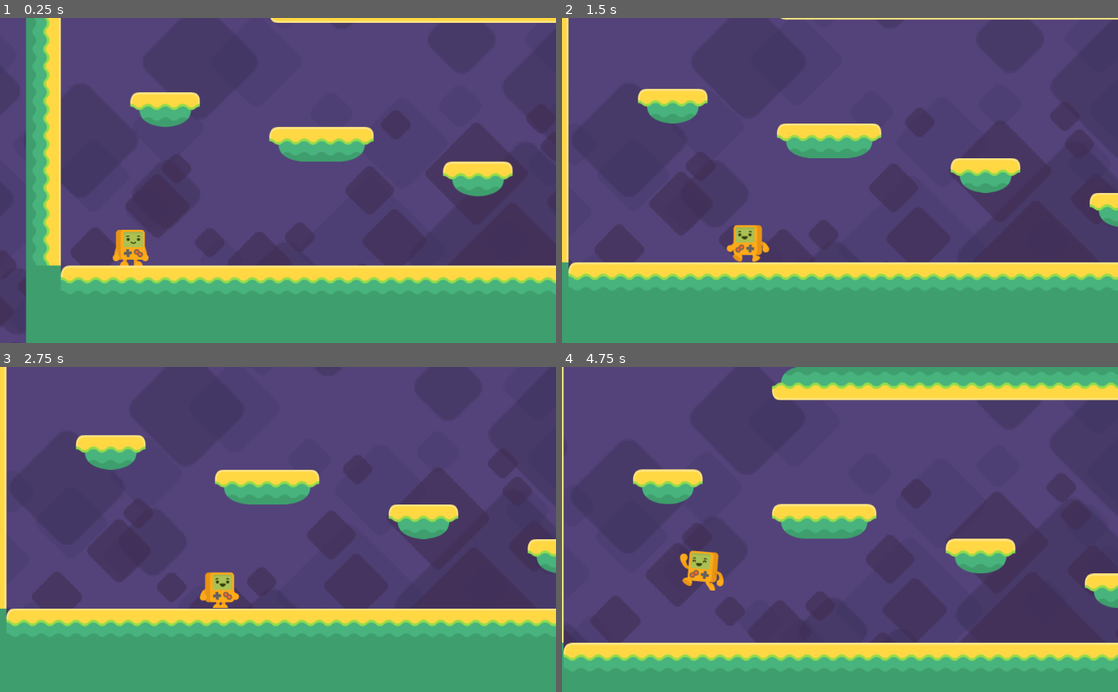
Above: before the commit, frames 1-4 (two rows, left to right).
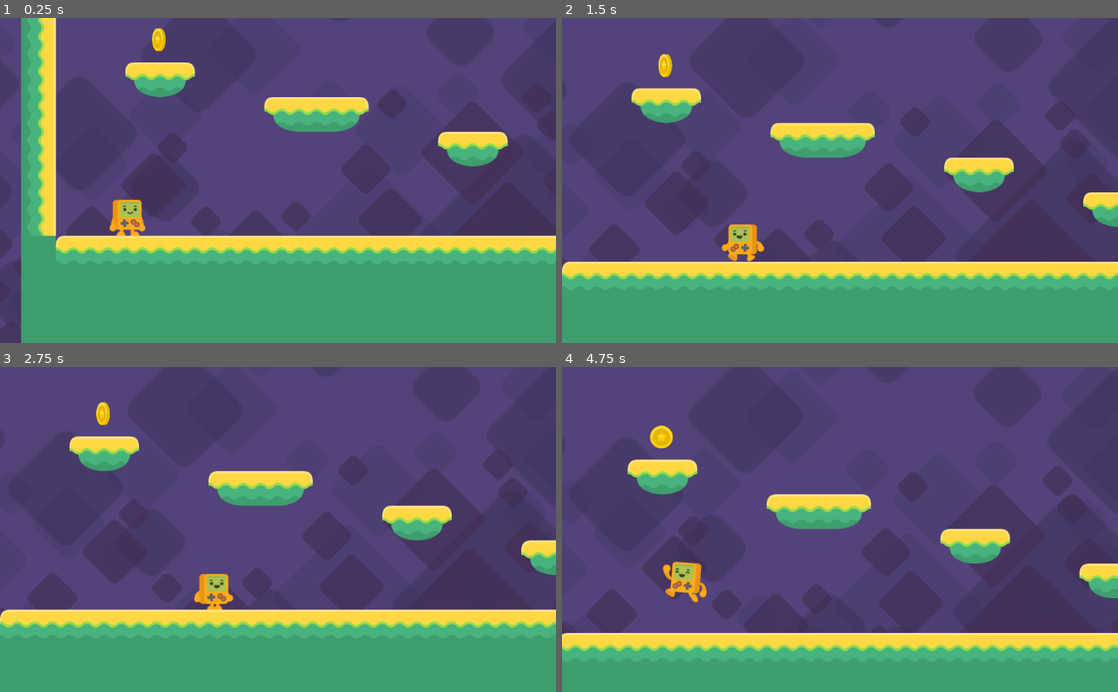
Above: after the commit, the same moments.

Repository: MrMashiro/Godot-2D-Platformer-Roguelite
Game: Godot game, scene res://Level1.tscn
The game is run twice, just before and just after one commit, with the same random seed, the same clock (stepped at 60 frames per second) and the same inputs. The project has no main scene, so this scene is started directly.
Inputs:
- Up to frame 1 (0.25 s): no input
- Up to frame 2 (1.5 s): hold Right (right) 0.53-1.28 s; tap Space (jump) at 0.6, 0.77, 1.07, 1.35 s; hold Left (left) from 1.28 s (still down)
- Up to frame 3 (2.75 s): tap Space (jump) at 1.52, 1.82, 2.1 s; release Left (left) at 2.03 s; hold Right (right) from 2.03 s (still down)
- Up to frame 4 (4.75 s): tap Space (jump) at 2.85, 3.02, 3.32, 3.6, 3.77, 4.07, 4.35, 4.52 s; release Right (right) at 3.53 s; hold Left (left) from 3.53 s (still down)

The runs differ from the first frame. In frame 1, 26% of the frame differs, in the area x 0-100%, y 0-100%; in frame 2, 5.9%; in frame 3, 6.1%; in frame 4, 21%.

Commit message:
Episode 10
- How to Coin object to add to your game! (create a new coin scene which you create instances of in your game level)
- Using Nodes: Area2D, AnimatedSprite, and CollisionShape to build the coin scene.
- How to use a signal on the Area2D coin to trigger a function to run.
- How to delete an object from your game, in-game while the game is running (collect the coin)
- How to use Collision Layers and Collision Masks to separate objects: to control which types of objects can collide with one-another.
- How to duplicate and place coins in your game level.

Diff:
--- /dev/null
+++ b/2D Platformer Roguelite/Coin.gd
@@ -0,0 +1,5 @@
+extends Area2D
+
+
+func _on_Coin_body_entered(body: Node) -> void:
+	queue_free()
--- /dev/null
+++ b/2D Platformer Roguelite/Coin.tscn
@@ -0,0 +1,33 @@
+[gd_scene load_steps=7 format=2]
+
+[ext_resource path="res://Coin.gd" type="Script" id=1]
+[ext_resource path="res://ASSETS/coin/gold_1.png" type="Texture" id=2]
+[ext_resource path="res://ASSETS/coin/gold_2.png" type="Texture" id=3]
+[ext_resource path="res://ASSETS/coin/gold_3.png" type="Texture" id=4]
+
+[sub_resource type="CircleShape2D" id=1]
+radius = 26.3846
+
+[sub_resource type="SpriteFrames" id=2]
+animations = [ {
+"frames": [ ExtResource( 2 ), ExtResource( 3 ), ExtResource( 4 ) ],
+"loop": true,
+"name": "spin",
+"speed": 5.0
+} ]
+
+[node name="Coin" type="Area2D"]
+collision_layer = 8
+script = ExtResource( 1 )
+
+[node name="CollisionShape2D" type="CollisionShape2D" parent="."]
+shape = SubResource( 1 )
+
+[node name="AnimatedSprite" type="AnimatedSprite" parent="."]
+scale = Vector2( 0.5, 0.5 )
+frames = SubResource( 2 )
+animation = "spin"
+frame = 1
+playing = true
+
+[connection signal="body_entered" from="." to="." method="_on_Coin_body_entered"]
--- a/2D Platformer Roguelite/Level1.tscn
+++ b/2D Platformer Roguelite/Level1.tscn
@@ -10,6 +10,7 @@
 [ext_resource path="res://pass_through_tileset.tres" type="TileSet" id=8]
 [ext_resource path="res://ASSETS/background/set2_background.png" type="Texture" id=9]
 [ext_resource path="res://ASSETS/background/set2_tiles.png" type="Texture" id=10]
+[ext_resource path="res://Coin.tscn" type="PackedScene" id=11]
 
 [sub_resource type="RectangleShape2D" id=1]
 extents = Vector2( 128, 32 )
@@ -17,25 +18,28 @@
 [sub_resource type="RectangleShape2D" id=2]
 extents = Vector2( 192, 32 )
 
-[sub_resource type="ConvexPolygonShape2D" id=3]
+[sub_resource type="RectangleShape2D" id=3]
+extents = Vector2( 64, 30.9871 )
+
+[sub_resource type="ConvexPolygonShape2D" id=4]
 points = PoolVector2Array( 64, 64, 0, 64, 0, 0, 64, 0 )
 
-[sub_resource type="ConvexPolygonShape2D" id=4]
+[sub_resource type="ConvexPolygonShape2D" id=5]
 points = PoolVector2Array( 4, 4, 8, 0, 12, 0, 64, 0, 64, 64, 0, 64, 0, 12, 0, 12 )
 
-[sub_resource type="ConvexPolygonShape2D" id=5]
+[sub_resource type="ConvexPolygonShape2D" id=6]
 points = PoolVector2Array( 64, 64, 0, 64, 0, 0, 64, 0 )
 
-[sub_resource type="ConvexPolygonShape2D" id=6]
+[sub_resource type="ConvexPolygonShape2D" id=7]
 points = PoolVector2Array( 0, 0, 0, 0, 52, 0, 52, 0, 60, 4, 64, 12, 64, 64, 0, 64 )
 
-[sub_resource type="ConvexPolygonShape2D" id=7]
+[sub_resource type="ConvexPolygonShape2D" id=8]
 points = PoolVector2Array( 64, 64, 64, 64, 40, 60, 32, 56, 24, 52, 20, 44, 16, 36, 16, 32, 12, 32, 8, 28, 4, 28, 0, 24, 0, 12, 4, 4, 8, 0, 64, 0 )
 
-[sub_resource type="ConvexPolygonShape2D" id=8]
+[sub_resource type="ConvexPolygonShape2D" id=9]
 points = PoolVector2Array( 0, 0, 0, 0, 56, 0, 60, 4, 64, 12, 64, 24, 52, 32, 48, 32, 48, 40, 44, 44, 40, 52, 32, 56, 24, 60, 12, 64, 0, 64 )
 
-[sub_resource type="TileSet" id=9]
+[sub_resource type="TileSet" id=10]
 0/name = "tileYellow_04.png 0"
 0/texture = ExtResource( 1 )
 0/tex_offset = Vector2( 0, 0 )
@@ -151,27 +155,29 @@
 5/navigation_offset = Vector2( 0, 0 )
 5/shape_offset = Vector2( 0, 0 )
 5/shape_transform = Transform2D( 1, 0, 0, 1, 0, 0 )
-5/shape = SubResource( 8 )
+5/shape = SubResource( 9 )
 5/shape_one_way = false
 5/shape_one_way_margin = 1.0
 5/shapes = [ {
 "autotile_coord": Vector2( 0, 0 ),
 "one_way": false,
 "one_way_margin": 1.0,
-"shape": SubResource( 8 ),
+"shape": SubResource( 9 ),
 "shape_transform": Transform2D( 1, 0, 0, 1, 0, 0 )
 } ]
 5/z_index = 0
 
-[sub_resource type="RectangleShape2D" id=10]
+[sub_resource type="RectangleShape2D" id=11]
 extents = Vector2( 133.68, 78.787 )
 
 [node name="Level1" type="Node2D"]
 
 [node name="Tiles One-Way" type="TileMap" parent="."]
 tile_set = ExtResource( 8 )
+collision_layer = 2
+collision_mask = 49
 format = 1
-tile_data = PoolIntArray( 131092, 1, 0, 131093, 2, 0, 131094, 2, 0 …(464 unchanged characters)…
+tile_data = PoolIntArray( -65488, 2, 0, -65487, 2, 0, 131092, 1, 0, 131093, 2, 0, 131094, 2, 0 …(464 unchanged characters)…
 
 [node name="StaticBody2D" type="StaticBody2D" parent="Tiles One-Way"]
 
@@ -185,18 +191,25 @@
 shape = SubResource( 2 )
 one_way_collision = true
 
+[node name="CollisionShape2D3" type="CollisionShape2D" parent="Tiles One-Way/StaticBody2D"]
+position = Vector2( 3136, -32 )
+shape = SubResource( 3 )
+one_way_collision = true
+
 [node name="Tiles Solid" type="TileMap" parent="."]
-tile_set = SubResource( 9 )
+tile_set = SubResource( 10 )
+collision_layer = 2
+collision_mask = 49
 format = 1
-tile_data = PoolIntArray( -196608, -1610612734, 0, -196558,  …(93 unchanged characters)… 486, -1073741822, 0, 0, -1610612734, 0, 7, 1610612741, 0, 8, 1610612738, 0, 9, 1610612738, 0, 10, 1610612738, 0, 11, 1610612738, 0, 12, 1610612738, 0, 13, 1610612738, 0, 14, 1610612738, 0, 15, 1610612738, 0, 16, 1610612738, 0, 17, 1610612738, 0, 18, 1610612740, 0, 50, -1073741822, 0, 65536, -1610612734, 0, 65586, -1073741822, 0, 131072, -1610612734, 0, 131122, -1073741822, 0, 196608, -1610612734, 0, 196611, 4, 0, 196612, 5, 0, 196658, -1073741822, 0, 262144, -1610612734, 0, 262151, 4, 0, 262152, 2, 0, 262153, 5, 0, 262194, -1073741822, 0, 327680, -1610612734, 0, 327692, 4, 0, 327693, 5, 0, 327730, -1073741822, 0, 393216, …(4884 unchanged characters)…
+tile_data = PoolIntArray( -196608, -1610612734, 0, -196558,  …(93 unchanged characters)… 486, -1073741822, 0, 0, -1610612734, 0, 50, -1073741822, 0, 65536, -1610612734, 0, 65586, -1073741822, 0, 131072, -1610612734, 0, 131120, 4, 0, 131121, 5, 0, 131122, -1073741822, 0, 196608, -1610612734, 0, 196611, 4, 0, 196612, 5, 0, 196658, -1073741822, 0, 262144, -1610612734, 0, 262151, 4, 0, 262152, 2, 0, 262153, 5, 0, 262190, 4, 0, 262191, 5, 0, 262194, -1073741822, 0, 327680, -1610612734, 0, 327692, 4, 0, 327693, 5, 0, 327722, 4, 0, 327723, 5, 0, 327730, -1073741822, 0, 393216, …(4884 unchanged characters)…
 
 [node name="Player" parent="." instance=ExtResource( 2 )]
-position = Vector2( 192.141, 360.877 )
+position = Vector2( 195.921, 464.191 )
 
 [node name="Camera2D" type="Camera2D" parent="Player"]
 position = Vector2( 1.18921, -27.4584 )
 current = true
-limit_left = 52
+limit_left = 64
 limit_top = -300
 limit_right = 3200
 limit_bottom = 700
@@ -252,13 +265,22 @@
 centered = false
 
 [node name="FallZone" type="Area2D" parent="."]
-position = Vector2( 1594.22, 790.196 )
+position = Vector2( 1738.68, 921.95 )
+collision_layer = 4
 __meta__ = {
 "_edit_group_": true
 }
 
 [node name="CollisionShape2D" type="CollisionShape2D" parent="FallZone"]
-position = Vector2( 127.358, 141.783 )
-shape = SubResource( 10 )
+shape = SubResource( 11 )
+
+[node name="Coin" parent="." instance=ExtResource( 11 )]
+position = Vector2( 254, 150 )
+
+[node name="Coin2" parent="." instance=ExtResource( 11 )]
+position = Vector2( 2362.07, 340.488 )
+
+[node name="Coin3" parent="." instance=ExtResource( 11 )]
+position = Vector2( 3143.6, -106.908 )
 
 [connection signal="body_entered" from="FallZone" to="Player" method="_on_FallZone_body_entered"]
--- a/2D Platformer Roguelite/Player.gd
+++ b/2D Platformer Roguelite/Player.gd
@@ -2,21 +2,50 @@
 extends KinematicBody2D
 
 export var gravity := 75
-export (float, 1, 10, 0.1) var player_speed := 3.8
-export (float, -20, -1, 0.1) var jump_force := -19
+export (float, 1, 10, 0.1) var player_speed := 4.0
+export (float, -30, -1, 0.1) var jump_force := -18
 
 onready var player_sprite = $Sprite
 
 const GRAVITY_ON_FLOOR = 10
+const SPRITES = ["idle", "happy"]
 
 var velocity := Vector2.ZERO
-var animated_sprites = ["idle", "happy"]
+var idle_animated_sprites = SPRITES
 var rand_idle_sprites
+
+"""
+Better Jump - https://www.youtube.com/watch?v=hG9SzQxaCm8
+// Calculate the gravity and initial jump velocity values
+_jumpGravity = -(2 * JumpHeight) / Mathf.Pow(TimeToJumpHeight , 2);
+_jumpVelocity = Mathf.Abs(_jumpGravity) * TimeToJumpHeight ;
+
+// Step update
+stepMovement = (_velocity + Vector3.up * _gravity * Time.deltaTime * 0.5f) * Time.deltaTime;
+transform.Translate(stepMovement);
+_velocity.y += _gravity * Time.deltaTime;
+
+// When jump button pressed,
+_velocity.y = _jumpVelocity;
+
+---------
+https://pastebin.com/pFJ23HXP
+Vy = H*Vx / X
+G = -0.5*H*Vx^2 / X^2
+
+Vy = initial jump speed
+H = maximum height
+Vx = maximum horizontal speed
+X = maximum jump width
+G = gravity
+/ = division
+^2 = square
+"""
 
 
 func _ready() -> void:
 	randomize()
-	rand_idle_sprites = animated_sprites[randi() % 2]
+	rand_idle_sprites = idle_animated_sprites[randi() % idle_animated_sprites.size()]
 
 
 func _physics_process(_delta: float) -> void:
@@ -38,10 +67,7 @@
 
 	if not is_on_floor():
 		player_sprite.play("air")
-
-#	print(is_on_floor())
-
-	velocity.y += gravity
+#		print(is_on_floor())
 
 	if Input.is_action_just_pressed("jump") and is_on_floor():
 		velocity.y = jump_force * 100.0
@@ -49,17 +75,23 @@
 	velocity = move_and_slide(velocity, Vector2.UP)
 
 	velocity.x = lerp(velocity.x, 0, 0.5)
+	velocity.y += gravity
 
 
-func _gravity():
-	if is_on_floor():   velocity.y = GRAVITY_ON_FLOOR
-	else:               velocity.y += gravity
+func _gravity() -> void:
+	if is_on_floor():
+		velocity.y = GRAVITY_ON_FLOOR
+	else:
+		velocity.y += gravity
 
 
 func _on_FallZone_body_entered(body: Node) -> void:
 	if body == self:
 		var _err = get_tree().change_scene("res://Level1.tscn")
 #		print(body.name, " ", body.get_children().size())
-#	if body == Enemy:
-#		print(body.name, " ", body.get_children().size())
-#		body.queue_free()
+
+""""
+	if body == Enemy:
+		print(body.name, " ", body.get_children().size())
+		body.queue_free()
+"""
--- a/2D Platformer Roguelite/Player.tscn
+++ b/2D Platformer Roguelite/Player.tscn
@@ -8,6 +8,7 @@
 height = 13.9905
 
 [node name="Player" type="KinematicBody2D"]
+collision_mask = 30
 script = ExtResource( 2 )
 __meta__ = {
 "_edit_group_": true
--- a/2D Platformer Roguelite/project.godot
+++ b/2D Platformer Roguelite/project.godot
@@ -43,6 +43,15 @@
  ]
 }
 
+[layer_names]
+
+2d_physics/layer_1="player"
+2d_physics/layer_2="platform"
+2d_physics/layer_3="fallzone"
+2d_physics/layer_4="item"
+2d_physics/layer_5="enemy"
+2d_physics/layer_6="fireball"
+
 [physics]
 
 common/enable_pause_aware_picking=true
Binary file added: 2D Platformer Roguelite/ASSETS/coin/gold_1.png
Not shown, added: 2D Platformer Roguelite/ASSETS/coin/gold_1.png.import
Binary file added: 2D Platformer Roguelite/ASSETS/coin/gold_2.png
Not shown, added: 2D Platformer Roguelite/ASSETS/coin/gold_2.png.import
Binary file added: 2D Platformer Roguelite/ASSETS/coin/gold_3.png
Not shown, added: 2D Platformer Roguelite/ASSETS/coin/gold_3.png.import
Not shown: 6 places in 2D Platformer Roguelite/Level1.tscn that only renumber resources
